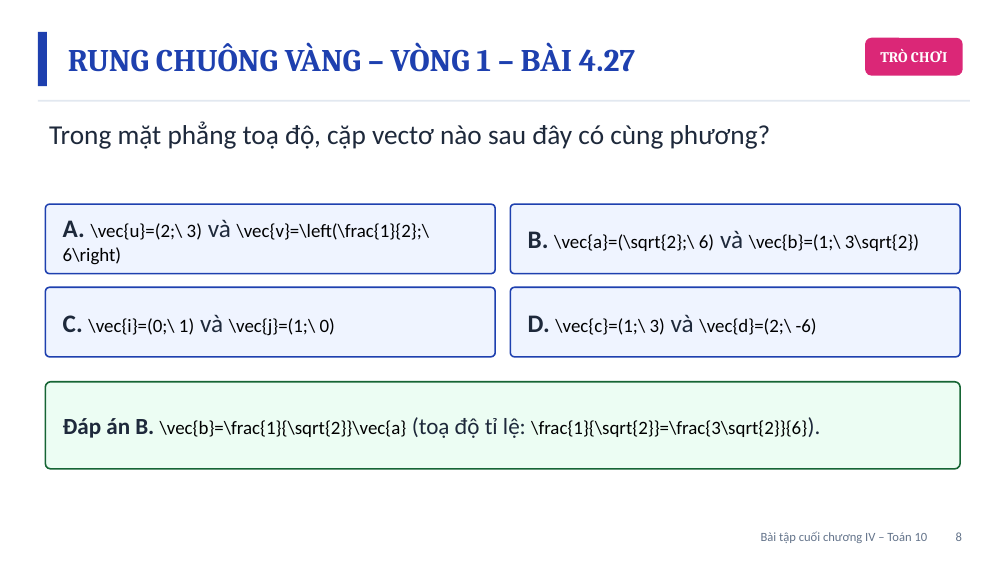
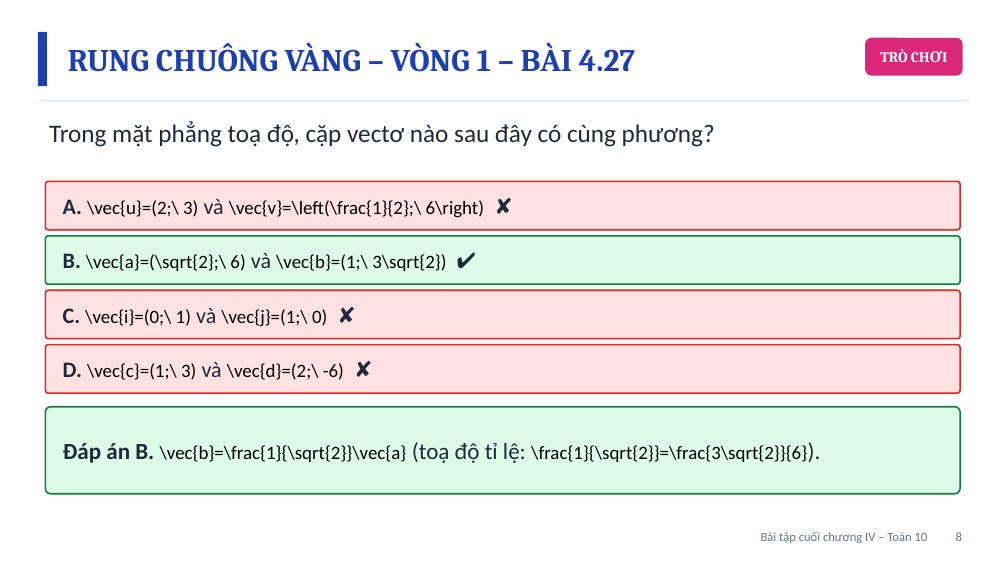
Before and after one commit to Trangtu66/Taode_thi_online, a slide deck: slide 8 of mon/toan/slide/lop10/BaiGiangDienTu_TOAN10_BaiTapCuoiChuong4_T38.pptx. Drawn at 1008x567 pixels with LibreOffice and Linux fonts; fonts in the diff are those of the drawing. Boxes give left, top, right and bottom in pixels: in the first picture for what was removed or moved away, otherwise in the second. Text is boxed around its words. In the diff, an @@ line names an element or a change of style, - is before the commit and + after.

```diff
--- a/mon/toan/slide/lop10/BaiGiangDienTu_TOAN10_BaiTapCuoiChuong4_T38.pptx
+++ b/mon/toan/slide/lop10/BaiGiangDienTu_TOAN10_BaiTapCuoiChuong4_T38.pptx
@@ text "Trong mặt phẳng toạ độ, ..." at <box>49,121,715,147</box>: size 26 to 24 pt @@
@@ rounded rectangle: place and size @@
-rounded rectangle at <box>510,204,960,274</box>
+rounded rectangle at <box>45,181,960,230</box>
@@ rounded rectangle at <box>45,181,960,230</box>: fill #EFF4FF to #FEE2E2; outline #1E40AF 1.5 pt to #DC2626 1.5 pt @@
@@ rounded rectangle removed at <box>45,204,495,274</box> @@
@@ text at <box>63,199,484,218</box>: text changed @@
-A. \vec{u}=(2;\ 3) và \vec{v}=\left(\frac{1}{2};\ 6\right)
+A. \vec{u}=(2;\ 3) và \vec{v}=\left(\frac{1}{2};\ 6\right) ✘
@@ rounded rectangle: place and size @@
-rounded rectangle at <box>510,287,960,357</box>
+rounded rectangle at <box>45,236,960,284</box>
@@ rounded rectangle at <box>45,236,960,284</box>: fill #EFF4FF to #DCFCE7; outline #1E40AF 1.5 pt to #15803D 1.5 pt @@
@@ text at <box>63,253,446,271</box>: text changed @@
-B. \vec{a}=(\sqrt{2};\ 6) và \vec{b}=(1;\ 3\sqrt{2})
+B. \vec{a}=(\sqrt{2};\ 6) và \vec{b}=(1;\ 3\sqrt{2}) ✔
@@ rounded rectangle removed at <box>45,287,495,357</box> @@
@@ rounded rectangle added at <box>45,290,960,339</box>, fill #FEE2E2, outline #DC2626 1.5 pt @@
@@ text at <box>63,308,327,327</box>: text changed @@
-C. \vec{i}=(0;\ 1) và \vec{j}=(1;\ 0)
+C. \vec{i}=(0;\ 1) và \vec{j}=(1;\ 0) ✘
@@ rounded rectangle added at <box>45,345,960,393</box>, fill #FEE2E2, outline #DC2626 1.5 pt @@
@@ text at <box>63,362,344,380</box>: text changed @@
-D. \vec{c}=(1;\ 3) và \vec{d}=(2;\ -6)
+D. \vec{c}=(1;\ 3) và \vec{d}=(2;\ -6) ✘
@@ rounded rectangle: place and size @@
-rounded rectangle at <box>45,382,960,469</box>
+rounded rectangle at <box>45,407,960,494</box>
@@ rounded rectangle at <box>45,407,960,494</box>: fill #ECFDF3 to #DCFCE7; outline #166534 1.5 pt to #15803D 1.5 pt @@
@@ text "Đáp án B. \vec{b}=\frac{1}{\sqrt{2}}\vec{a} (toạ ...": place and size @@
-text "Đáp án B. \vec{b}=\frac{1}{\sqrt{2}}\vec{a} (toạ ..." at <box>63,417,807,438</box>
+text "Đáp án B. \vec{b}=\frac{1}{\sqrt{2}}\vec{a} (toạ ..." at <box>63,442,807,463</box>
```
Also in this commit, not shown: 13 other slides changed, 37 other files.
